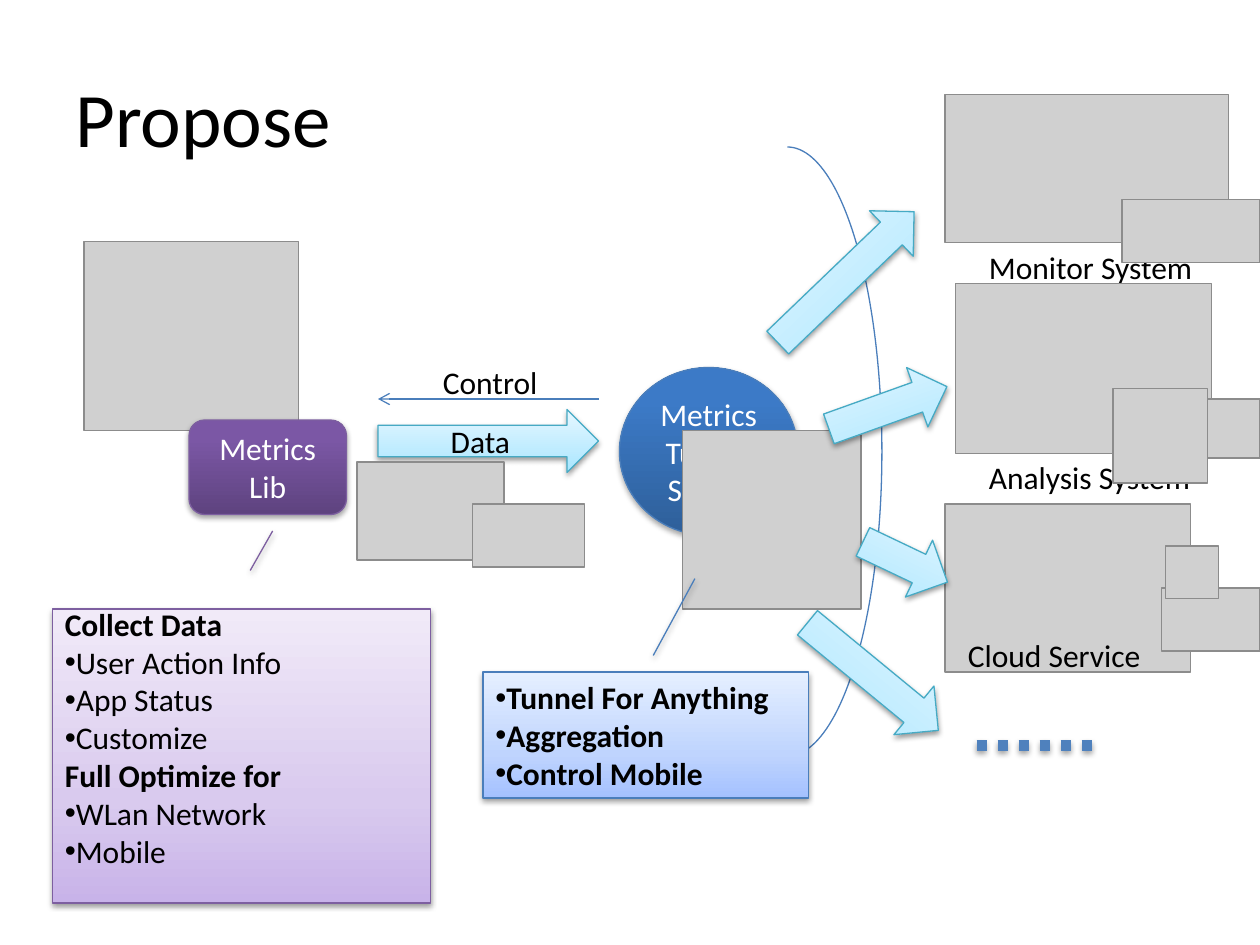
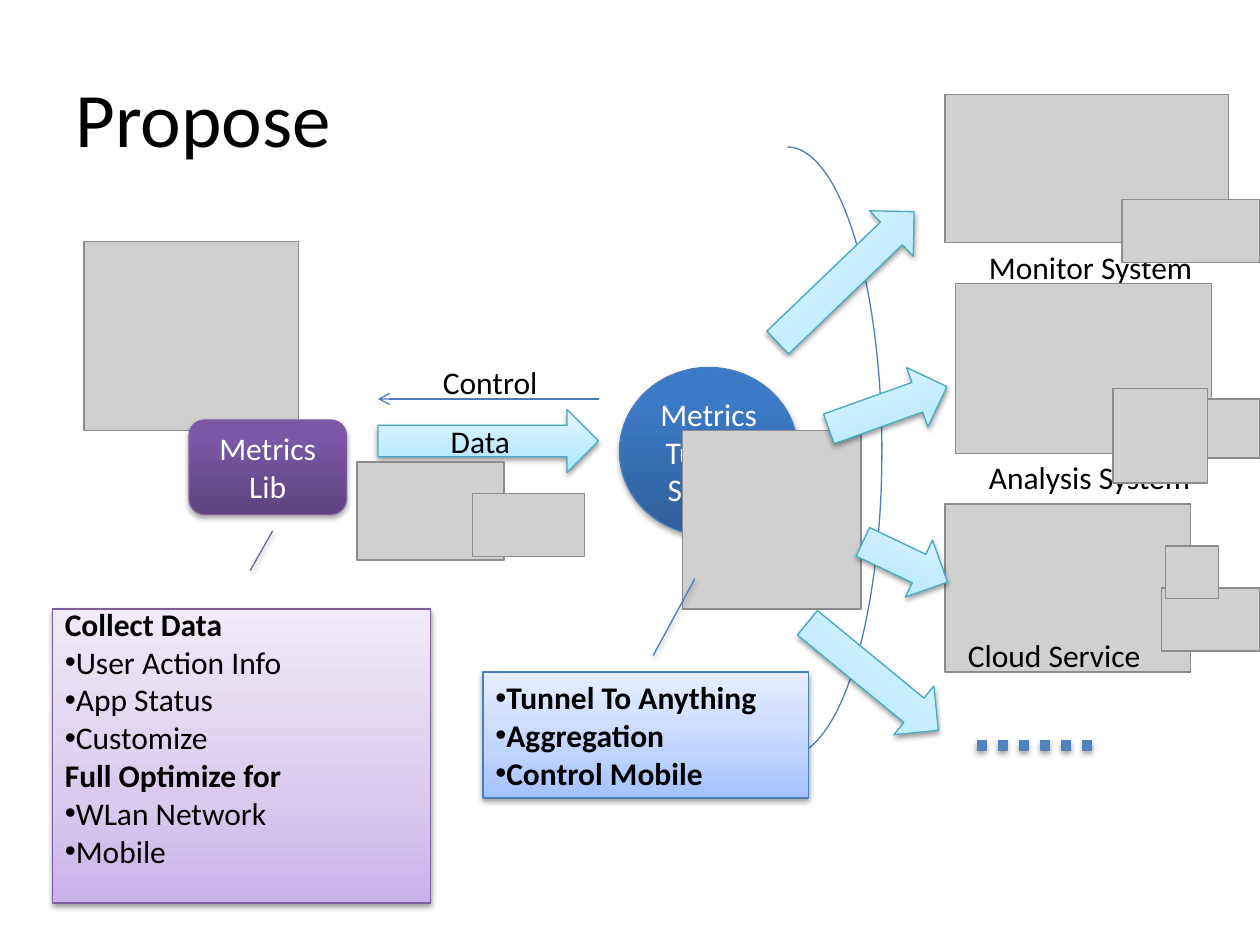
Before and after one commit to yankay/mobile-metrics, a slide deck: slide 2 of doc/metrics-mobile proposal.pptx. Drawn at 1260x945 pixels with LibreOffice and Linux fonts; fonts in the diff are those of the drawing; grey boxes stand for pictures. Boxes give left, top, right and bottom in pixels: in the first picture for what was removed or moved away, otherwise in the second. Text is boxed around its words. In the diff, an @@ line names an element or a change of style, - is before the commit and + after.

Commit message:
Update

```diff
--- a/doc/metrics-mobile proposal.pptx
+++ b/doc/metrics-mobile proposal.pptx
@@ picture: place and size @@
-picture at box(472, 504, 585, 567)
+picture at box(472, 494, 585, 557)
@@ text in border callout at box(506, 687, 756, 715): text changed @@
-• Tunnel For Anything
+• Tunnel To Anything
```
Also in this commit, not shown: 10 slides added.
